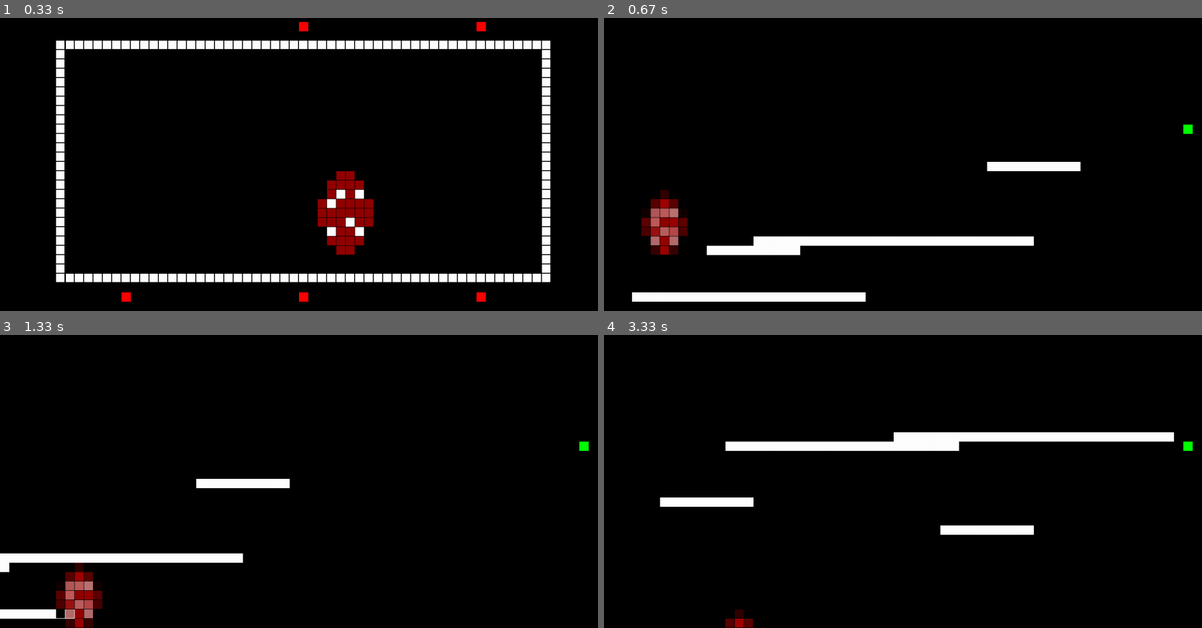
Above: before the commit, frames 1-4 (two rows, left to right).
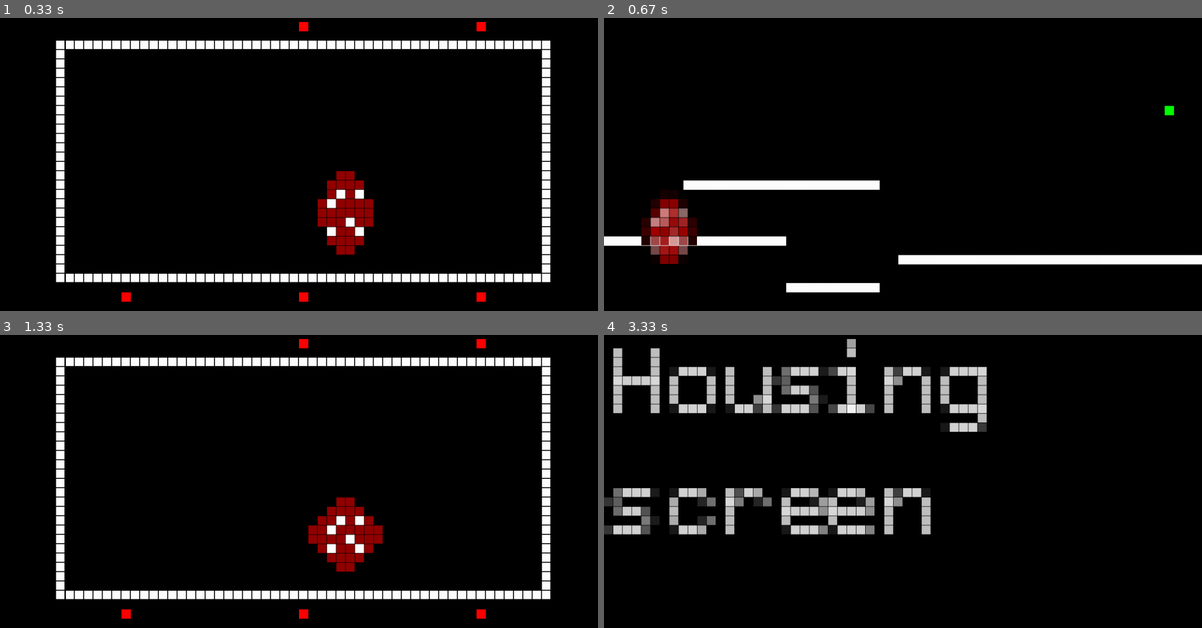
Above: after the commit, the same moments.

Repository: TerenceGrover/tamagotchi
Game: pygame game, started from script.py
The game is run twice, just before and just after one commit, with the same random seed, the same clock (stepped at 60 frames per second) and the same inputs.
Inputs:
- Up to frame 1 (0.33 s): no input
- Up to frame 2 (0.67 s): hold S from 0.33 s (still down)
- Up to frame 3 (1.33 s): release S at 0.8 s; hold D from 0.83 s (still down)
- Up to frame 4 (3.33 s): release D at 1.47 s; hold S 1.5-1.87 s; hold D 1.9-2.37 s; hold D 2.4-2.87 s; hold D from 3.23 s (still down)

Frame 1 is identical in both runs. In frame 2, 9.1% of the frame differs, in the area x 0-100%, y 29-97%; in frame 3, 12%; in frame 4, 13%, in the area x 0-99%, y 1-100%.

Commit message:
feat: platformer works

Diff:
--- a/core/graphics.py
+++ b/core/graphics.py
@@ -19,6 +19,7 @@
         self.sprites = []
         self.current_sprite_index = 0
         self.black = (0,0,0)
+        self.white = (255, 255, 255)
         self.frame_x = int(matrix_width // 10)
         self.frame_y = int(matrix_height // 10)
         self.frame_width = int(matrix_width // 1.2)
--- a/core/minigames/platformer.py
+++ b/core/minigames/platformer.py
@@ -1,27 +1,43 @@
 import random
 import pygame
-import math
+
 
 def initialize_platformer():
     """
     Initialize platformer game variables.
     """
     return {
-        "tama_position": [3, 10],  # Initial Tamagotchi position
-        "platforms": [
-            [12, 30, 25],  # Platform at x=8, y=30, width=25
-            [50, 16, 10],
-            [25, 24, 30],
-            [20, 25, 10],
-        ],
-        "goal_position": (62, 12),  # Goal position
-        "platform_speed": 1,
+        "tama_position": [3, 8],  # Initial Tamagotchi position
+        "platforms": generate_platforms(5, 64),  # Generate platforms dynamically
+        "goal_position": (60, 10),  # Goal position
+        "goal_area": (58, 8, 3, 3),  # Goal: (x, y, width, height)
+        "platform_speed": .5,
         "minigame_ended": False,
         "jumping": False,
         "jump_counter": 0,  # Timer for the jump animation
         "jump_duration": 20,  # Duration of the jump (frames)
         "on_platform": False,
     }
+
+
+def generate_platforms(num_platforms, screen_width):
+    """
+    Generate evenly spaced platforms.
+
+    Args:
+        num_platforms (int): Number of platforms to generate.
+        screen_width (int): Width of the screen in matrix units.
+
+    Returns:
+        list: List of platforms [x, y, width].
+    """
+    platforms = []
+    for i in range(num_platforms):
+        x = random.randint(i * (screen_width // num_platforms), (i + 1) * (screen_width // num_platforms) - 10)
+        y = random.randint(15, 30)
+        width = random.randint(8, 25)
+        platforms.append([x, y, width])
+    return platforms
 
 
 def calculate_jump_curve(duration, peak_height):
@@ -33,26 +49,32 @@
         for t in range(duration + 1)
     ]
 
-
 def update_platforms(game_state, jump_curve):
     """
     Move platforms, reset positions when they leave the screen,
     and check for collisions with the Tamagotchi.
     """
     tama_x, tama_y = game_state["tama_position"]
+    tama_feet_y = tama_y + 7  # Feet position for collision
 
     # Move platforms and reset if out of bounds
     for platform in game_state["platforms"]:
         platform[0] -= game_state["platform_speed"]
         if platform[0] + platform[2] < 0:  # Reset platform position
             platform[0] = 64
-            platform[1] = random.randint(10, 33)
+            platform[1] = random.randint(15, 30)
 
     # Check collisions with platforms
+    was_on_platform = game_state["on_platform"]  # Track previous platform state
     game_state["on_platform"] = False
     for platform_x, platform_y, platform_width in game_state["platforms"]:
-        if platform_x <= tama_x <= platform_x + platform_width and tama_y == platform_y - 5:
+        if (
+            platform_x - 2 <= tama_x <= platform_x + platform_width + 2 and
+            platform_y - 1 <= tama_feet_y <= platform_y + 1
+        ):
             game_state["on_platform"] = True
+            if not game_state["jumping"]:  # Snap to platform if not jumping
+                game_state["tama_position"][1] = platform_y - 5
             break
 
     # Gravity
@@ -69,17 +91,11 @@
             game_state["jump_counter"] = 0
 
     # Prevent falling through the floor
-    game_state["tama_position"][1] = min(max(game_state["tama_position"][1], 0), 40)
+    game_state["tama_position"][1] = min(max(game_state["tama_position"][1], 0), 34)
 
+    if game_state["tama_position"][1] == 34:
+        game_state["minigame_ended"] = True
 
-def check_goal_reached(game_state):
-    """
-    Check if the Tamagotchi has reached the goal.
-    """
-    tama_x, tama_y = game_state["tama_position"]
-    goal_x, goal_y = game_state["goal_position"]
-    if tama_x == goal_x and tama_y == goal_y:
-        game_state["minigame_ended"] = True
 
 
 def handle_input(game_state, controls, states, jump_curve):
@@ -101,8 +117,19 @@
         game_state["jumping"] = True
         game_state["jump_counter"] = 0
 
-    # Prevent going out of bounds
-    game_state["tama_position"][1] = min(max(game_state["tama_position"][1], 0), 30)
+
+def check_goal_reached(game_state, stats):
+    """
+    Check if the Tamagotchi has reached the goal.
+    """
+    tama_x, tama_y = game_state["tama_position"]
+    tama_feet_y = tama_y + 5
+    goal_x, goal_y, goal_width, goal_height = game_state["goal_area"]
+
+    if goal_x - goal_width <= tama_x <= goal_x + goal_width and goal_y - goal_height <= tama_y <= goal_y + goal_height:
+        game_state["minigame_ended"] = True
+        stats.stats["food"] = min(stats.stats["food"] + 20, 100)  # Cap food at 100
+
 
 
 def draw_platformer(graphics, game_state, sprite_folder):
@@ -147,6 +174,6 @@
         tama_x,
         tama_y,
         f"{sprite_folder}/sprite0.png",
-        sprite_width=7,  # Scaled-down sprite
-        sprite_height=7,
+        sprite_width=8,  # Scaled-down sprite
+        sprite_height=8,
     )
--- a/script.py
+++ b/script.py
@@ -119,7 +119,7 @@
                 # Call update_platforms with the jump curve
                 update_platforms(states.platformer_state, jump_curve)
                 handle_input(states.platformer_state, controls, states, jump_curve)
-                check_goal_reached(states.platformer_state)
+                check_goal_reached(states.platformer_state, stats)
 
             draw_platformer(graphics, states.platformer_state, states.get_sprite_folder())
 
